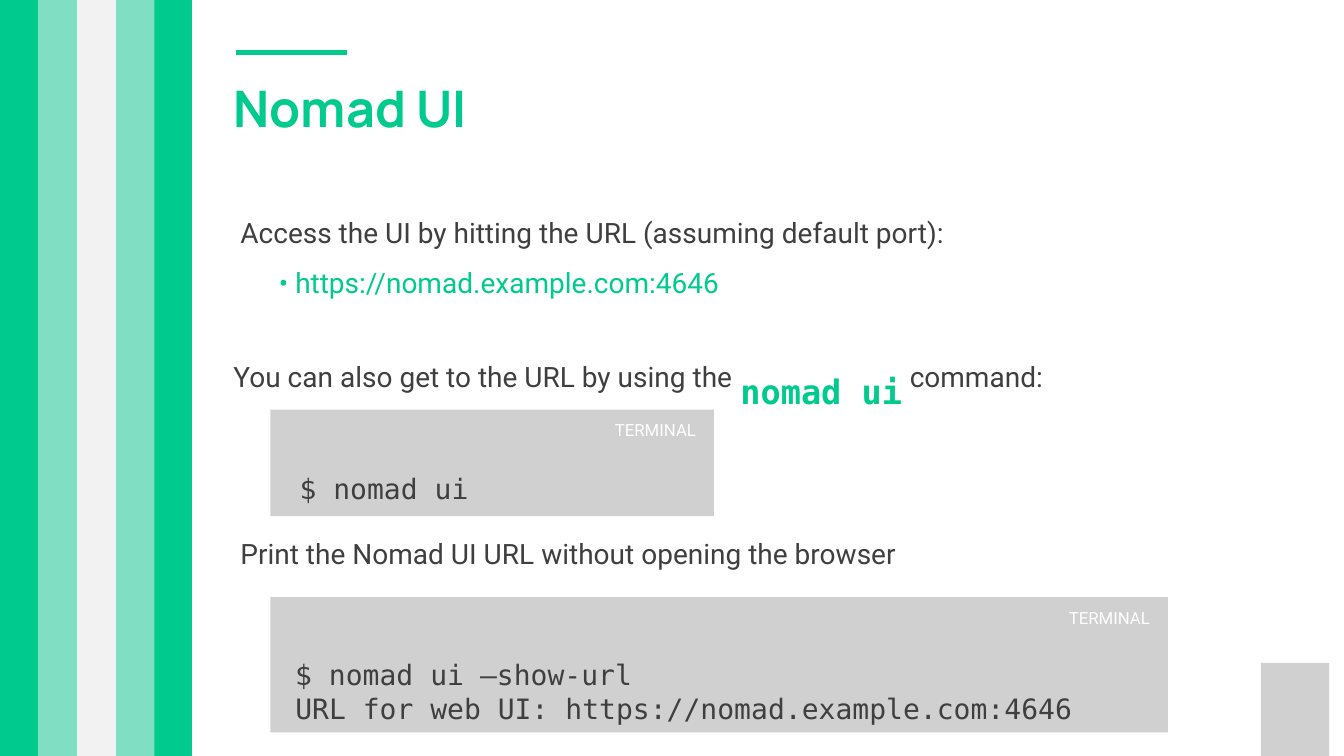
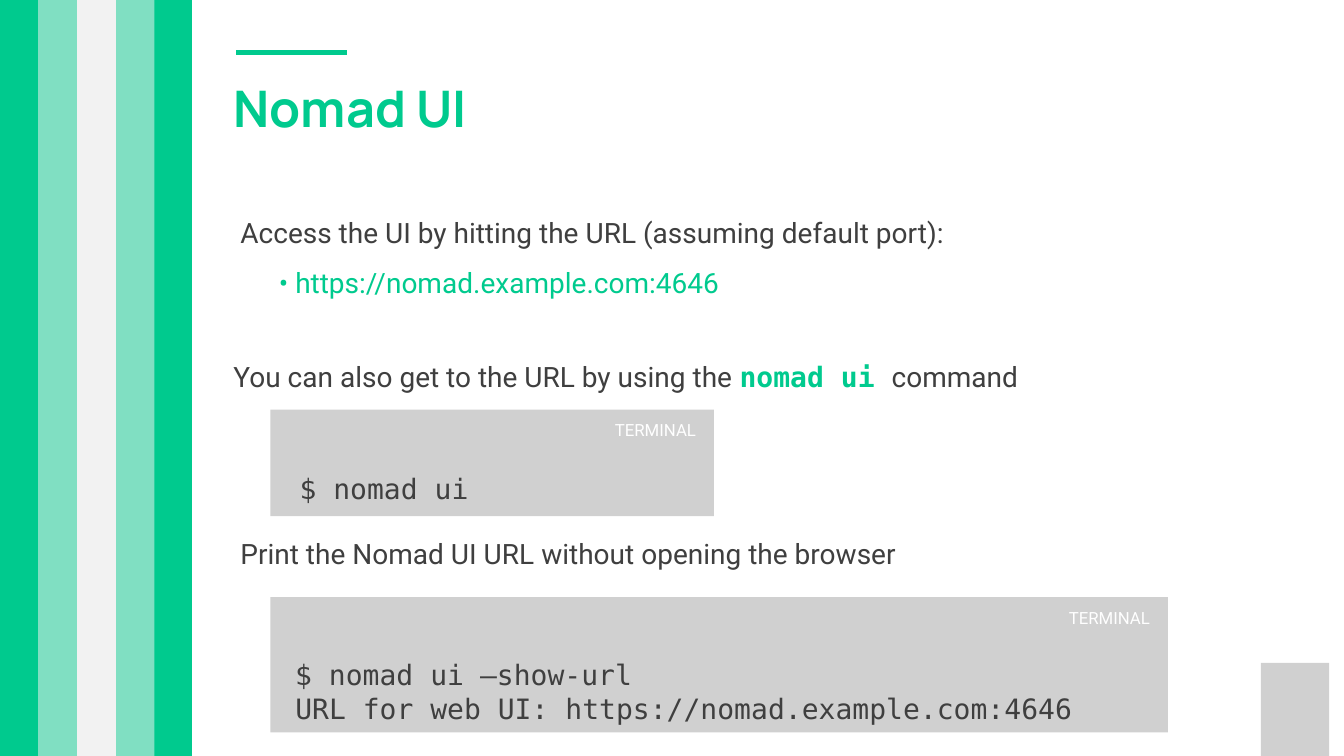
Before and after one commit to sahil7879/nomad-training, a slide deck: slide 11 of 3-Interacting_with_Nomad.pptx. Drawn at 1344x756 pixels with LibreOffice and Linux fonts; fonts in the diff are those of the drawing; grey boxes stand for pictures; background and template pictures are left out. Boxes give left, top, right and bottom in pixels: in the first picture for what was removed or moved away, otherwise in the second. Text is boxed around its words. In the diff, an @@ line names an element or a change of style, - is before the commit and + after.

```diff
--- a/3-Interacting_with_Nomad.pptx
+++ b/3-Interacting_with_Nomad.pptx
@@ text at [233, 365, 1018, 393]: text changed @@
-You can also get to the URL by using the
+You can also get to the URL by using the nomad ui command
@@ text removed at [740, 376, 902, 405] @@
-nomad ui
@@ text removed at [910, 366, 1043, 388] @@
-command:
```
Also in this commit, not shown: 9 other slides changed, 2 other files.
